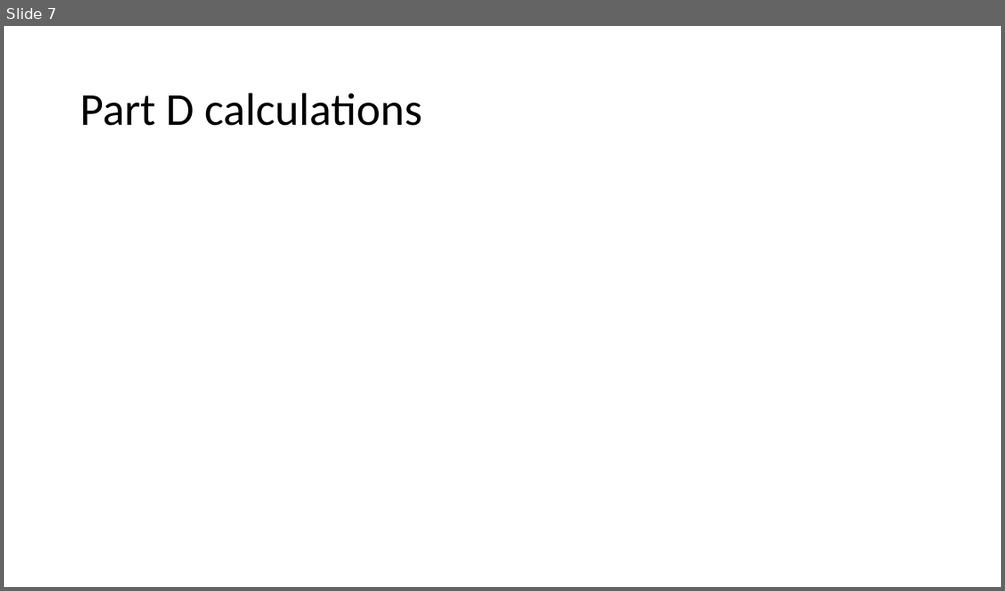
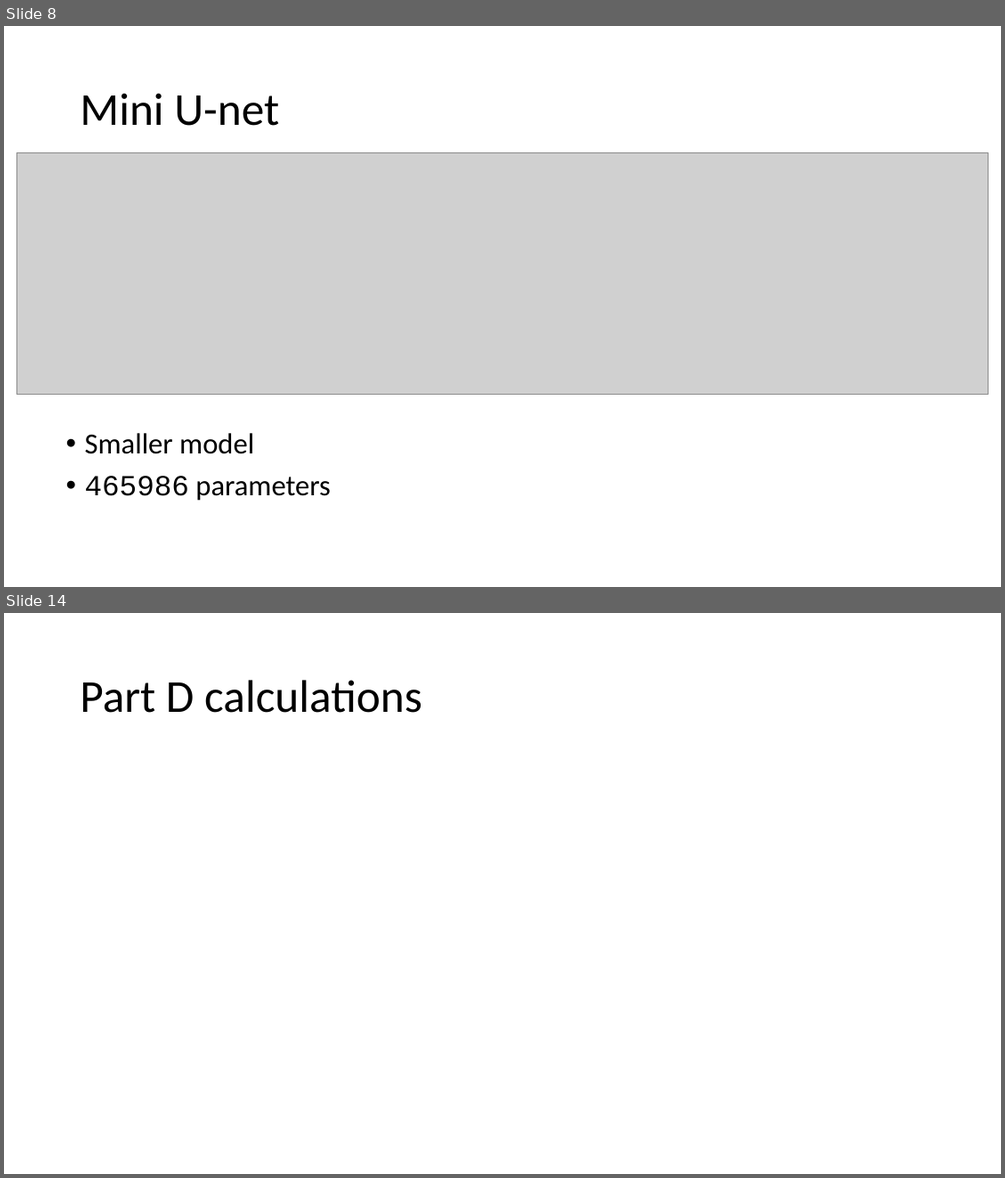
Before and after one commit to LukaiWang1998/mis_final_proj, a slide deck: presentation.pptx. Shown one above the other, each under a label of ours: slide 7 before the commit, slides 8 and 14 after it; the slides between them are not shown. The pictures are 1005x591 and 1005x1178 pixels, drawn with LibreOffice and Linux fonts; fonts in the diff are those of the drawing; grey boxes stand for pictures. Boxes give left, top, right and bottom in pixels: in the first picture for what was removed or moved away, otherwise in the second. Text is boxed around its words. In the diff, an @@ line names an element or a change of style, - is before the commit and + after.

```diff
--- a/presentation.pptx
+++ b/presentation.pptx
@@ slide 8 added at bbox=[4, 26, 1001, 587], background #FFFFFF @@
@@ title added at bbox=[80, 93, 279, 126], 44 pt, text #000000 @@
+Mini U-net
@@ picture added at bbox=[16, 152, 989, 394] @@
@@ text added at bbox=[85, 433, 331, 500], 28 pt, text #000000 @@
+• Smaller model
+• 465986 parameters
@@ what was slide 7 is now slide 14 @@
```
Also in this commit, not shown: 1 slide changed, 8 other slides added, 1 slide removed, 10 other files.
